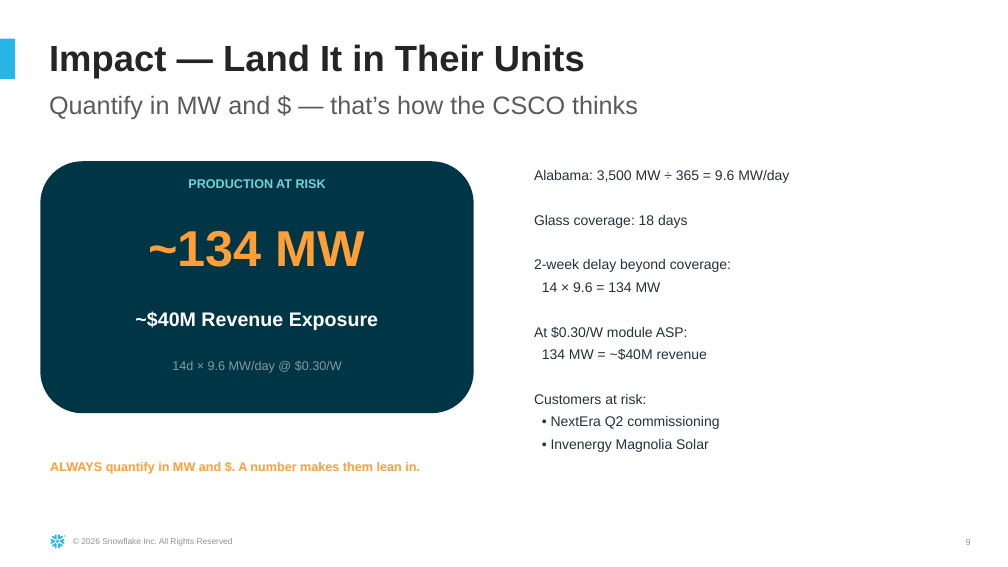
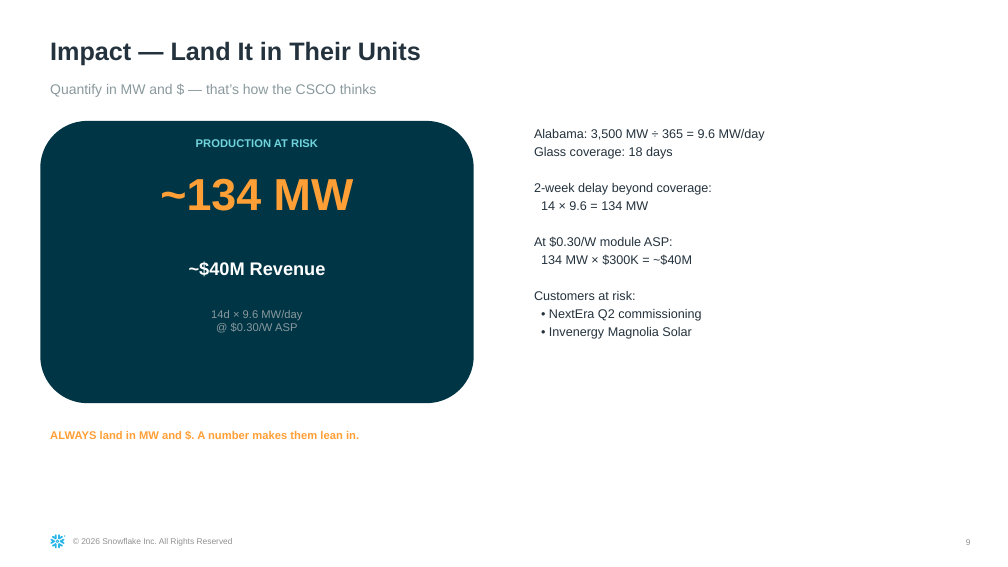
Before and after one commit to sfc-gh-sdickson/First-Solar, a slide deck: slide 9 of docs/First_Solar_Demo_Narrative.pptx. Drawn at 1008x567 pixels with LibreOffice and Linux fonts; fonts in the diff are those of the drawing. Boxes give left, top, right and bottom in pixels: in the first picture for what was removed or moved away, otherwise in the second. Text is boxed around its words. In the diff, an @@ line names an element or a change of style, - is before the commit and + after.

Commit message:
Fix PPTX: eliminate Click-to-add boxes, fix text sizing
Uses Blank layout (layout 19) for all content slides - zero empty
placeholders means no "Click to add" text anywhere. All font sizes
reduced (7-10pt body, 18pt titles) to fit within 10x5.62 dimensions.
Only Cover, Quote, Divider, and Thank You use template layouts with
all their placeholders properly filled.

.... Generated with [Cortex Code](https://docs.snowflake.com/en/user-guide/cortex-code/cortex-code)

```diff
--- a/docs/First_Solar_Demo_Narrative.pptx
+++ b/docs/First_Solar_Demo_Narrative.pptx
@@ rectangle removed at [0,38,15,79] @@
@@ text "Impact — Land It in ..." at [50,41,421,66]: size 26 to 18 pt, text colour #252525 to #24323D; line spacing 0.85 to 1 @@
@@ text "Quantify in MW and $ ...": place and size @@
-text "Quantify in MW and $ ..." at [49,95,638,119]
+text "Quantify in MW and $ ..." at [50,84,376,97]
@@ text "Quantify in MW and $ ..." at [50,84,376,97]: size 18 to 10 pt, text colour #5B5B5B to #8A999E; line spacing 1.14 to 1 @@
@@ rounded rectangle: place and size @@
-rounded rectangle at [40,161,474,413]
+rounded rectangle at [40,121,474,403]
@@ text "PRODUCTION AT RISK": place and size @@
-text "PRODUCTION AT RISK" at [188,179,326,188]
+text "PRODUCTION AT RISK" at [196,139,318,147]
@@ text "PRODUCTION AT RISK" at [196,139,318,147]: size 9 to 8 pt @@
@@ text "Alabama: 3,500 MW ÷ 365 ...": place and size @@
-text "Alabama: 3,500 MW ÷ 365 ..." at [534,170,789,452]
+text "Alabama: 3,500 MW ÷ 365 ..." at [534,129,765,339]
@@ text at [534,129,765,339]: size 10 to 9 pt; more space between paragraphs; less space between paragraphs @@
@@ text "~134 MW": place and size @@
-text "~134 MW" at [148,230,366,267]
+text "~134 MW" at [160,178,354,211]
@@ text "~134 MW" at [160,178,354,211]: size 36 to 32 pt @@
@@ text at [189,261,326,277]: text changed; size 14 to 13 pt @@
-~$40M Revenue Exposure
+~$40M Revenue
@@ text at [541,254,692,265]: text changed; size 10 to 9 pt @@
-134 MW = ~$40M revenue
+134 MW × $300K = ~$40M
@@ text at [211,310,302,332]: text changed; size 9 to 8 pt @@
-14d × 9.6 MW/day @ $0.30/W
+14d × 9.6 MW/day
+@ $0.30/W ASP
@@ text at [50,430,359,441]: text changed; size 9 to 8 pt @@
-ALWAYS quantify in MW and $. A number makes them lean in.
+ALWAYS land in MW and $. A number makes them lean in.
```
Also in this commit, not shown: 10 other slides changed, 1 slide added, 1 slide removed.
